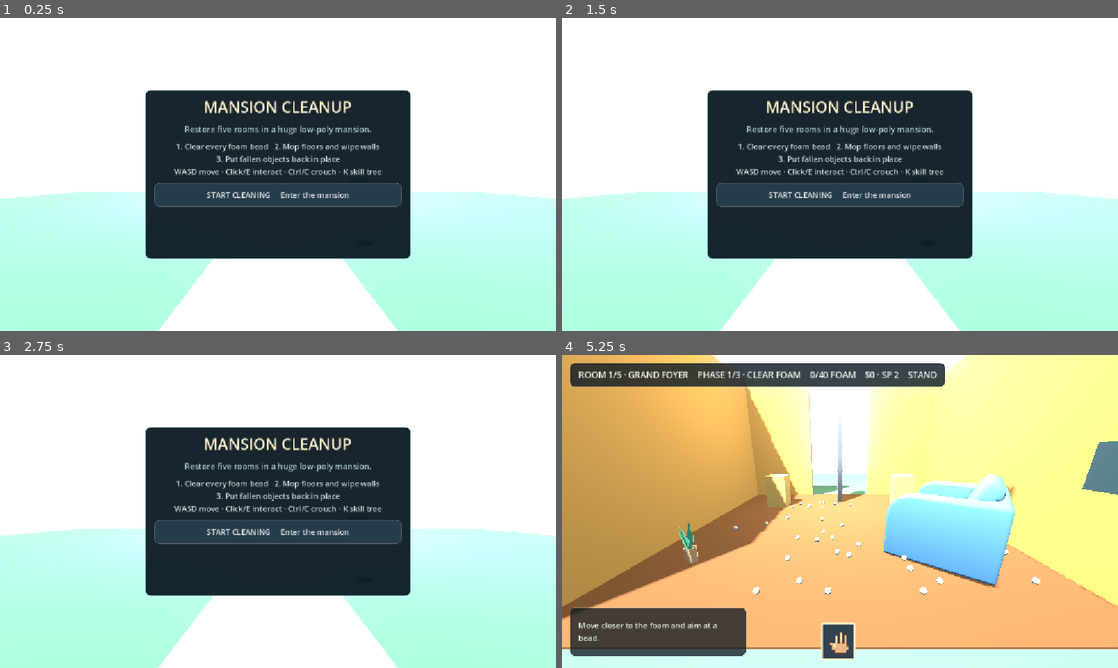
Above: before the commit, frames 1-4 (two rows, left to right).
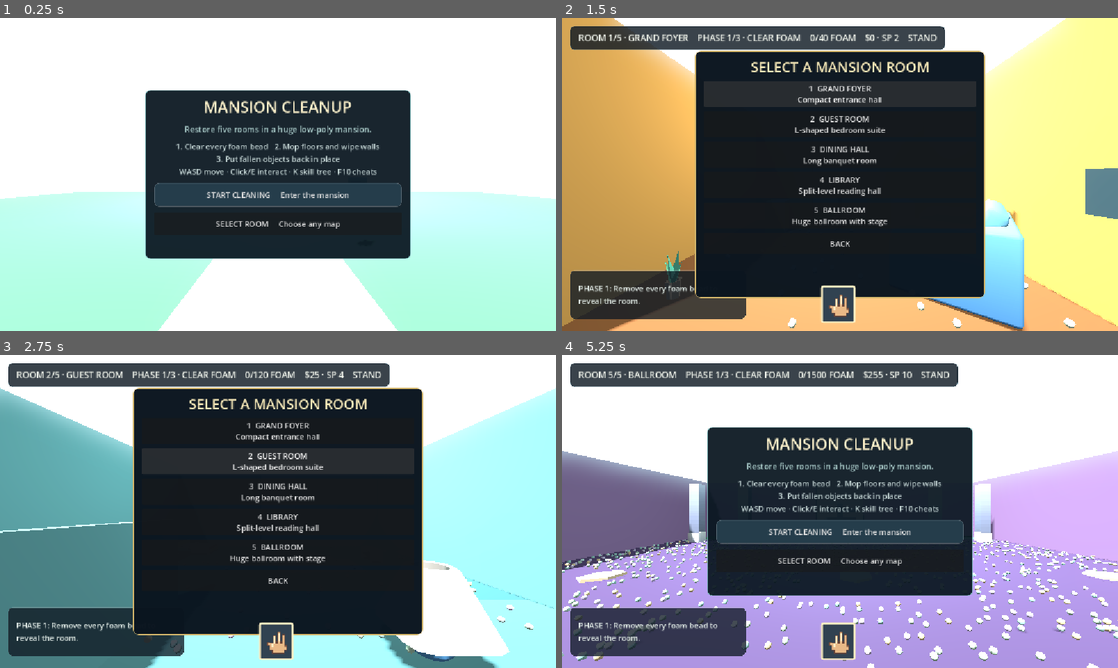
Above: after the commit, the same moments.

Repository: OuanEng/gay
Game: Godot game, scene res://house_main.tscn
Same seed, same stepped clock (60 frames per second), same inputs: the game is played once before the commit and once after it.
Inputs (mouse positions are in pixels of both pictures, inside the frame that each line leads up to):
- Up to frame 1 (0.25 s): no input
- Up to frame 2 (1.5 s): click (840, 224) at 0.5 s, where only the run after the commit has a clickable "SELECT ROOM Choose any map"; click (840, 93) at 1.25 s, where only the run after the commit has a clickable "1 GRAND FOYER Compact entranc…"
- Up to frame 3 (2.75 s): click (278, 461) at 2 s, where only the run after the commit has a clickable "2 GUEST ROOM L-shaped bedroom…"
- Up to frame 4 (5.25 s): click (840, 492) at 2.75 s, where only the run after the commit has a clickable "3 DINING HALL Long banquet ro…"; click (840, 520) at 3.5 s, where only the run after the commit has a clickable "4 LIBRARY Split-level reading…"; click (840, 552) at 4.25 s, where only the run after the commit has a clickable "5 BALLROOM Huge ballroom with…"; click (840, 580) at 5 s, where only the run after the commit has a clickable "BACK"

The runs differ from the first frame. In frame 1, 0.7% of the frame differs, in the area x 31-69%, y 48-68%; in frame 2, 77%; in frame 3, 70%; in frame 4, 92%, in the area x 0-100%, y 0-100%.

Commit message:
Add level select and F10 cheat menu

Diff:
--- a/house_game.gd
+++ b/house_game.gd
@@ -63,6 +63,9 @@
 var skill_from_shop := false
 var skill_from_pause := false
 var pause_panel: PanelContainer
+var level_select_panel: PanelContainer
+var cheat_panel: PanelContainer
+var cheat_status: Label
 var game_paused := false
 var selected_tool := 0
 var uv_marker: Label
@@ -378,7 +381,7 @@
 	subtitle.add_theme_color_override("font_color", Color("a8c9c7"))
 	menu.add_child(subtitle)
 	var controls := Label.new()
-	controls.text = "1. Clear every foam bead   2. Mop floors and wipe walls\n3. Put fallen objects back in place\nWASD move · Click/E interact · Ctrl/C crouch · K skill tree"
+	controls.text = "1. Clear every foam bead   2. Mop floors and wipe walls\n3. Put fallen objects back in place\nWASD move · Click/E interact · K skill tree · F10 cheats"
 	controls.horizontal_alignment = HORIZONTAL_ALIGNMENT_CENTER
 	controls.add_theme_font_size_override("font_size", 16)
 	controls.add_theme_color_override("font_color", Color("c7d8d7"))
@@ -398,9 +401,16 @@
 	hard_button.add_theme_stylebox_override("hover", ui_panel_style(Color("365465")))
 	hard_button.pressed.connect(start_new_career)
 	menu.add_child(hard_button)
+	var level_button := Button.new()
+	level_button.text = "SELECT ROOM     Choose any map"
+	level_button.custom_minimum_size.y = 46.0
+	level_button.pressed.connect(open_level_select)
+	menu.add_child(level_button)
 	make_shop_ui(root)
 	make_skill_tree_ui(root)
 	make_pause_ui(root)
+	make_level_select_ui(root)
+	make_cheat_ui(root)
 	tools_bar = HBoxContainer.new()
 	tools_bar.anchor_left = 0.5
 	tools_bar.anchor_right = 0.5
@@ -548,12 +558,81 @@
 	shop_button(column, "RETURN TO MAIN MENU", return_to_menu_from_pause)
 	var controls := Label.new()
 	controls.name = "PauseControls"
-	controls.text = "WASD Move  ·  Mouse Look  ·  Click/E Interact\nCtrl/C Crouch  ·  K Skill Tree  ·  1–3 Tools"
+	controls.text = "WASD Move  ·  Mouse Look  ·  Click/E Interact\nCtrl/C Crouch  ·  K Skill Tree  ·  F10 Cheats  ·  1–3 Tools"
 	controls.horizontal_alignment = HORIZONTAL_ALIGNMENT_CENTER
 	controls.add_theme_color_override("font_color", Color("9fc1c5"))
 	controls.visible = false
 	column.add_child(controls)
 	pause_panel.visible = false
+
+
+func make_level_select_ui(root: Control) -> void:
+	level_select_panel = PanelContainer.new()
+	level_select_panel.set_anchors_and_offsets_preset(Control.PRESET_CENTER)
+	level_select_panel.offset_left = -300.0
+	level_select_panel.offset_right = 300.0
+	level_select_panel.offset_top = -255.0
+	level_select_panel.offset_bottom = 255.0
+	level_select_panel.add_theme_stylebox_override("panel", ui_panel_style(Color(0.04, 0.08, 0.12, 0.98), Color("d6b86c")))
+	level_select_panel.mouse_filter = Control.MOUSE_FILTER_STOP
+	root.add_child(level_select_panel)
+	var column := VBoxContainer.new()
+	column.add_theme_constant_override("separation", 9)
+	level_select_panel.add_child(column)
+	var title := Label.new()
+	title.text = "SELECT A MANSION ROOM"
+	title.horizontal_alignment = HORIZONTAL_ALIGNMENT_CENTER
+	title.add_theme_font_size_override("font_size", 29)
+	title.add_theme_color_override("font_color", Color("fff0bd"))
+	column.add_child(title)
+	for i in cleanup_room_names.size():
+		var description: String = ["Compact entrance hall", "L-shaped bedroom suite", "Long banquet room", "Split-level reading hall", "Huge ballroom with stage"][i]
+		shop_button(column, "%d  %s\n%s" % [i + 1, cleanup_room_names[i], description], start_selected_level.bind(i + 1))
+	shop_button(column, "BACK", close_level_select)
+	level_select_panel.visible = false
+
+
+func make_cheat_ui(root: Control) -> void:
+	cheat_panel = PanelContainer.new()
+	cheat_panel.set_anchors_and_offsets_preset(Control.PRESET_CENTER)
+	cheat_panel.offset_left = -330.0
+	cheat_panel.offset_right = 330.0
+	cheat_panel.offset_top = -275.0
+	cheat_panel.offset_bottom = 275.0
+	cheat_panel.add_theme_stylebox_override("panel", ui_panel_style(Color(0.06, 0.035, 0.09, 0.98), Color("d36cff")))
+	cheat_panel.mouse_filter = Control.MOUSE_FILTER_STOP
+	root.add_child(cheat_panel)
+	var column := VBoxContainer.new()
+	column.add_theme_constant_override("separation", 8)
+	cheat_panel.add_child(column)
+	var title := Label.new()
+	title.text = "F10  DEVELOPER CHEATS"
+	title.horizontal_alignment = HORIZONTAL_ALIGNMENT_CENTER
+	title.add_theme_font_size_override("font_size", 29)
+	title.add_theme_color_override("font_color", Color("f2d5ff"))
+	column.add_child(title)
+	cheat_status = Label.new()
+	cheat_status.horizontal_alignment = HORIZONTAL_ALIGNMENT_CENTER
+	column.add_child(cheat_status)
+	var grid := GridContainer.new()
+	grid.columns = 2
+	grid.add_theme_constant_override("h_separation", 8)
+	grid.add_theme_constant_override("v_separation", 8)
+	column.add_child(grid)
+	shop_button(grid, "+1,000 COINS", cheat_add_money)
+	shop_button(grid, "+10 SKILL POINTS", cheat_add_skill_points)
+	shop_button(grid, "UNLOCK TOOLS", cheat_unlock_tools)
+	shop_button(grid, "MAX ALL SKILLS", cheat_max_skills)
+	shop_button(grid, "CLEAR FOAM PHASE", cheat_clear_foam)
+	shop_button(grid, "TOGGLE PEARL XRAY", cheat_toggle_vision)
+	var rooms := HBoxContainer.new()
+	rooms.add_theme_constant_override("separation", 5)
+	column.add_child(rooms)
+	for i in 5:
+		var room_button := shop_button(rooms, "ROOM %d" % (i + 1), cheat_go_to_level.bind(i + 1))
+		room_button.custom_minimum_size = Vector2(116.0, 42.0)
+	shop_button(column, "CLOSE CHEATS     [F10]", close_cheat_menu)
+	cheat_panel.visible = false
 
 
 func shop_button(parent: Control, text_value: String, callback: Callable) -> Button:
@@ -627,6 +706,106 @@
 	var controls := pause_panel.find_child("PauseControls", true, false) as Label
 	if controls != null:
 		controls.visible = not controls.visible
+
+
+func open_level_select() -> void:
+	menu_panel.visible = false
+	level_select_panel.visible = true
+
+
+func close_level_select() -> void:
+	level_select_panel.visible = false
+	menu_panel.visible = true
+
+
+func start_selected_level(level: int) -> void:
+	reset_career_progress(level)
+	start_round("career")
+
+
+func open_cheat_menu() -> void:
+	if not playing:
+		return
+	game_paused = true
+	mouse_captured = false
+	Input.mouse_mode = Input.MOUSE_MODE_VISIBLE
+	cheat_panel.visible = true
+	tools_bar.visible = false
+	crosshair.visible = false
+	update_cheat_status()
+
+
+func close_cheat_menu() -> void:
+	cheat_panel.visible = false
+	game_paused = false
+	tools_bar.visible = true
+	crosshair.visible = true
+	capture_mouse()
+	update_ui()
+
+
+func update_cheat_status() -> void:
+	if cheat_status != null:
+		cheat_status.text = "ROOM %d/5     COINS %d     SP %d     XRAY %s" % [current_level, coins, skill_points, "ON" if secret_vision else "OFF"]
+
+
+func cheat_add_money() -> void:
+	coins += 1000
+	update_cheat_status()
+	update_ui()
+
+
+func cheat_add_skill_points() -> void:
+	skill_points += 10
+	update_cheat_status()
+	update_skill_tree()
+
+
+func cheat_unlock_tools() -> void:
+	owns_uv = true
+	owns_blower = true
+	uv_level = 2
+	blower_level = 2
+	tool_buttons[1].visible = true
+	tool_buttons[2].visible = true
+	update_cheat_status()
+
+
+func cheat_max_skills() -> void:
+	hand_skill = 3
+	blower_skill = 3
+	mop_skill = 3
+	organize_skill = 3
+	mobility_skill = 3
+	cheat_unlock_tools()
+	update_skill_tree()
+
+
+func cheat_clear_foam() -> void:
+	if cleanup_phase != 0:
+		message = "Foam phase is already complete."
+		return
+	for i in foam_alive.size():
+		if foam_alive[i]:
+			foam_alive[i] = false
+			update_foam_transform(i)
+	removed_foam = current_foam_count
+	foam_stack_columns.clear()
+	advance_cleanup_phase()
+	update_cheat_status()
+
+
+func cheat_toggle_vision() -> void:
+	secret_vision = not secret_vision
+	update_uv_hint()
+	update_cheat_status()
+
+
+func cheat_go_to_level(level: int) -> void:
+	current_level = clampi(level, 1, 5)
+	cheat_panel.visible = false
+	game_paused = false
+	start_round("career")
 
 
 func upgrade_skill(branch: int) -> void:
@@ -702,6 +881,8 @@
 	shop_panel.visible = false
 	skill_panel.visible = false
 	pause_panel.visible = false
+	level_select_panel.visible = false
+	cheat_panel.visible = false
 	message = ""
 	mouse_captured = false
 	Input.mouse_mode = Input.MOUSE_MODE_VISIBLE
@@ -709,9 +890,17 @@
 
 
 func start_new_career() -> void:
+	reset_career_progress(1)
+	start_round("career")
+
+
+func reset_career_progress(start_level: int) -> void:
 	coins = 0
-	current_level = 1
+	for i in range(start_level - 1):
+		coins += level_values[i]
+	current_level = clampi(start_level, 1, 5)
 	skill_points = 2
+	skill_points += (current_level - 1) * 2
 	hand_skill = 0
 	blower_skill = 0
 	mop_skill = 0
@@ -723,7 +912,6 @@
 	owns_blower = false
 	uv_level = 0
 	blower_level = 0
-	start_round("career")
 
 
 func start_round(chosen_mode: String) -> void:
@@ -754,6 +942,7 @@
 	mode = chosen_mode
 	game_paused = false
 	pause_panel.visible = false
+	cheat_panel.visible = false
 	pearl_sold = false
 	current_foam_count = cleanup_foam_counts[current_level - 1]
 	found = 0
@@ -1466,12 +1655,18 @@
 			else:
 				open_skill_tree(shop_panel.visible, game_paused)
 		elif event.keycode == KEY_F10 and playing:
-			secret_vision = not secret_vision
-			update_uv_hint()
+			if cheat_panel.visible:
+				close_cheat_menu()
+			else:
+				open_cheat_menu()
 		elif event.keycode == KEY_M:
 			show_modes()
 		elif event.keycode == KEY_R and mode != "":
 			start_round(mode)
+		elif event.keycode == KEY_ESCAPE and cheat_panel.visible:
+			close_cheat_menu()
+		elif event.keycode == KEY_ESCAPE and level_select_panel.visible:
+			close_level_select()
 		elif event.keycode == KEY_ESCAPE and skill_panel.visible:
 			close_skill_tree()
 		elif event.keycode == KEY_ESCAPE and game_paused:
Not shown, changed: docs/index.html
Not shown, changed: docs/index.pck
